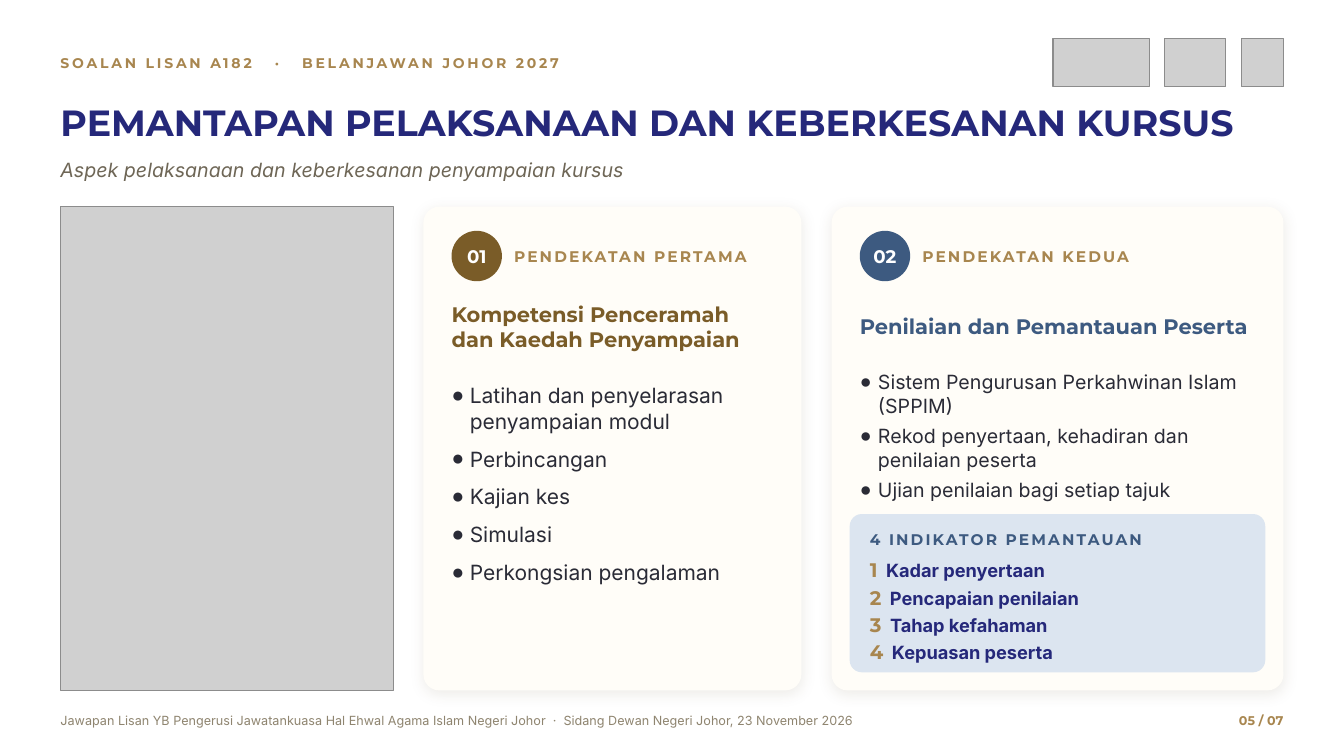
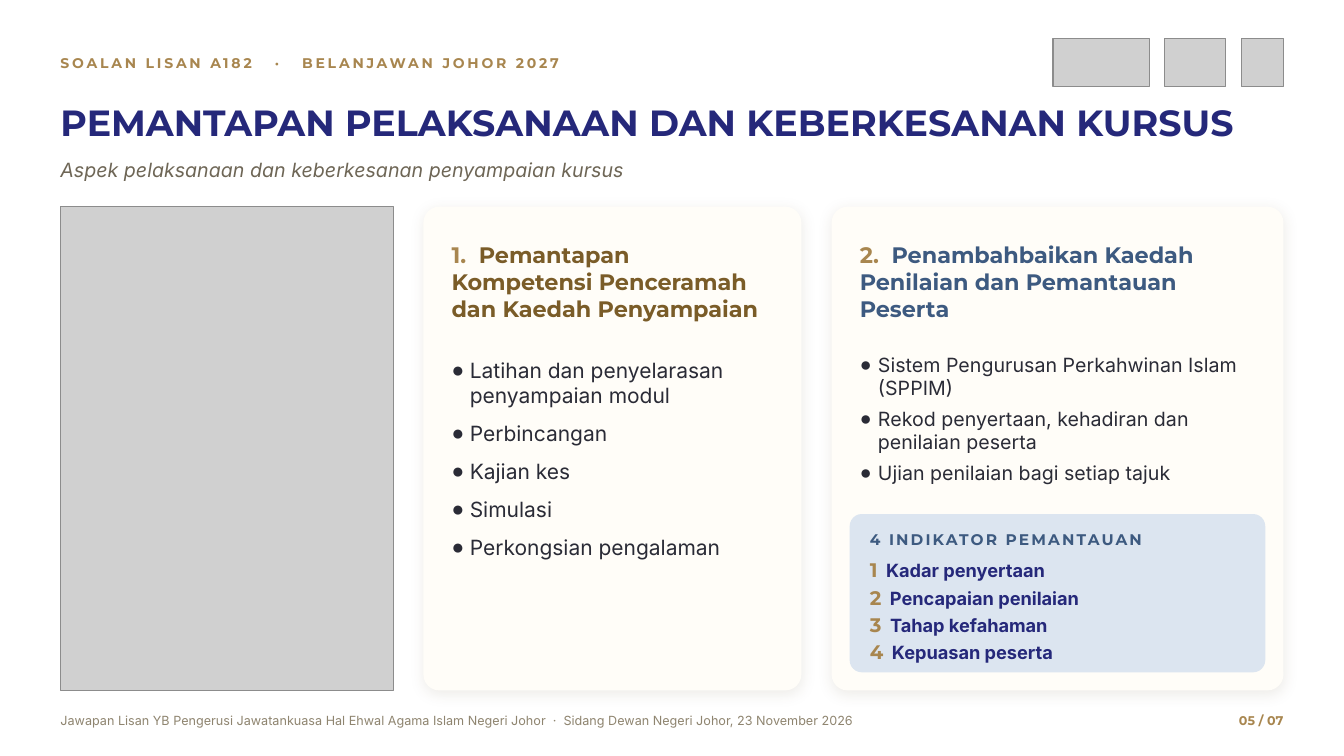
Before and after one commit to nawaljoe/Nawal, a slide deck: slide 5 of slides_pra_perkahwinan/Infografik_A182_Pra_Perkahwinan_Belanjawan2027.pptx. Drawn at 1344x756 pixels with LibreOffice and Linux fonts; fonts in the diff are those of the drawing; grey boxes stand for pictures; background and template pictures are left out. Boxes give left, top, right and bottom in pixels: in the first picture for what was removed or moved away, otherwise in the second. Text is boxed around its words. In the diff, an @@ line names an element or a change of style, - is before the commit and + after.

```diff
--- a/slides_pra_perkahwinan/Infografik_A182_Pra_Perkahwinan_Belanjawan2027.pptx
+++ b/slides_pra_perkahwinan/Infografik_A182_Pra_Perkahwinan_Belanjawan2027.pptx
@@ ellipse removed at bbox=[452, 231, 502, 281] @@
@@ text removed at bbox=[514, 231, 773, 281] @@
-PENDEKATAN PERTAMA
@@ ellipse removed at bbox=[860, 231, 910, 281] @@
@@ text removed at bbox=[923, 231, 1255, 281] @@
-PENDEKATAN KEDUA
@@ text at bbox=[452, 247, 758, 322]: text changed; size 15 to 16 pt @@
-Kompetensi Penceramah dan Kaedah Penyampaian
+1. Pemantapan Kompetensi Penceramah dan Kaedah Penyampaian
@@ text removed at bbox=[467, 250, 486, 263] @@
-01
@@ text at bbox=[860, 245, 1194, 317]: text changed; size 15 to 16 pt @@
-Penilaian dan Pemantauan Peserta
+2. Penambahbaikan Kaedah Penilaian dan Pemantauan Peserta
@@ text removed at bbox=[873, 250, 896, 263] @@
-02
@@ text "Latihan dan penyelarasan penyampaian modul": place and size @@
-text "Latihan dan penyelarasan penyampaian modul" at bbox=[470, 387, 724, 585]
+text "Latihan dan penyelarasan penyampaian modul" at bbox=[470, 362, 724, 560]
@@ text "Sistem Pengurusan Perkahwinan Islam (SPPIM)": place and size @@
-text "Sistem Pengurusan Perkahwinan Islam (SPPIM)" at bbox=[878, 374, 1237, 502]
+text "Sistem Pengurusan Perkahwinan Islam (SPPIM)" at bbox=[878, 357, 1237, 485]
```
Also in this commit, not shown: 3 other files.
